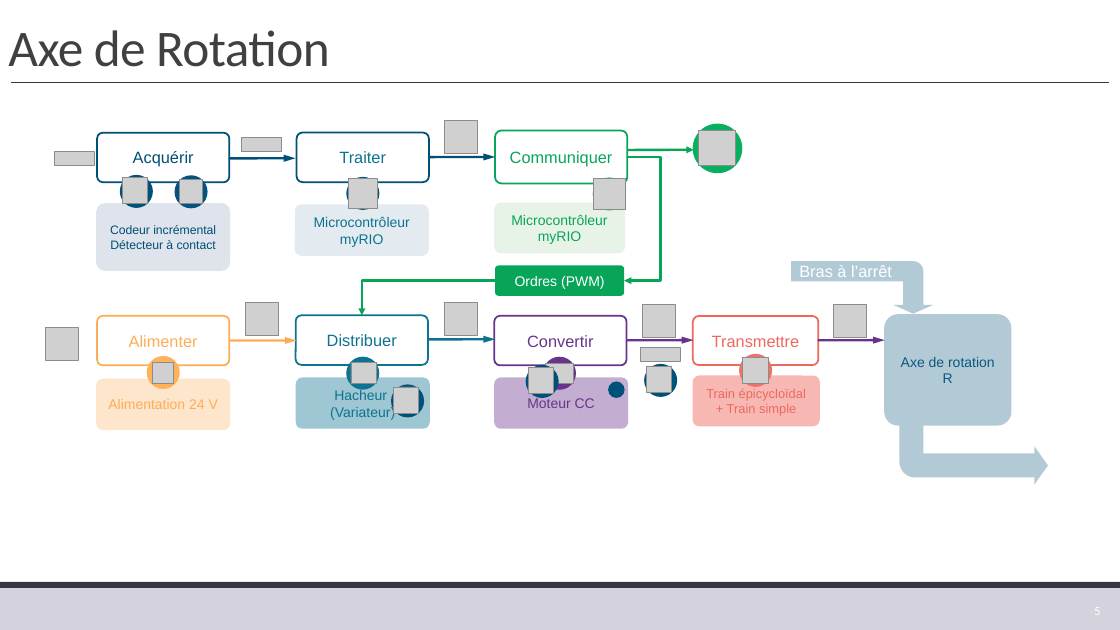
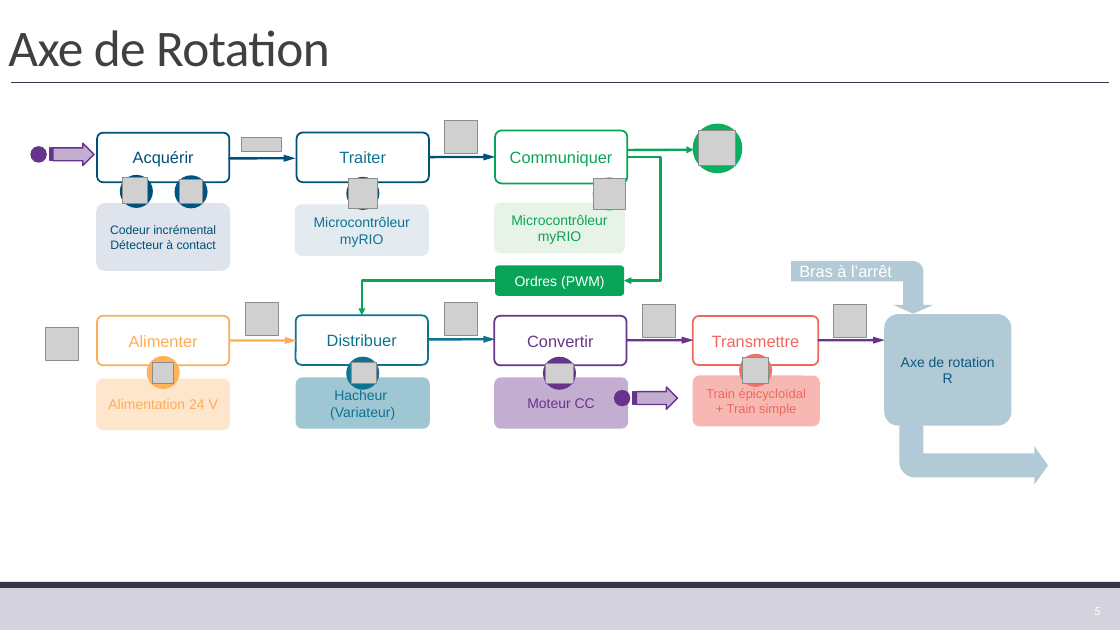
Before and after one commit to xpessoles/TP_Corriges, a slide deck: slide 5 of 02_BrasBeta/02_BrasBeta.pptx. Drawn at 1120x630 pixels with LibreOffice and Linux fonts; fonts in the diff are those of the drawing; grey boxes stand for pictures; background and template pictures are left out. Boxes give left, top, right and bottom in pixels: in the first picture for what was removed or moved away, otherwise in the second. Text is boxed around its words. In the diff, an @@ line names an element or a change of style, - is before the commit and + after.

```diff
--- a/02_BrasBeta/02_BrasBeta.pptx
+++ b/02_BrasBeta/02_BrasBeta.pptx
@@ ellipse added at box(30, 146, 47, 163), fill #68348B @@
@@ striped right arrow added at box(50, 144, 94, 166), fill #C3AED1, outline #68348B 1.25 pt @@
@@ picture removed at box(54, 152, 94, 166) @@
@@ picture removed at box(640, 347, 681, 361) @@
@@ ellipse removed at box(392, 385, 424, 418) @@
@@ picture removed at box(394, 387, 419, 413) @@
@@ ellipse removed at box(526, 365, 559, 397) @@
@@ picture removed at box(528, 368, 554, 394) @@
@@ striped right arrow added at box(634, 387, 678, 410), fill #C3AED1, outline #68348B 1.25 pt @@
@@ ellipse removed at box(644, 364, 677, 397) @@
@@ picture removed at box(647, 366, 672, 392) @@
@@ ellipse: place and size @@
-ellipse at box(608, 381, 625, 398)
+ellipse at box(614, 390, 631, 407)
@@ ellipse at box(614, 390, 631, 407): fill #00517A to #68348B @@
```
Also in this commit, not shown: 1 other slide changed, 2 slides added, 1 other file.
